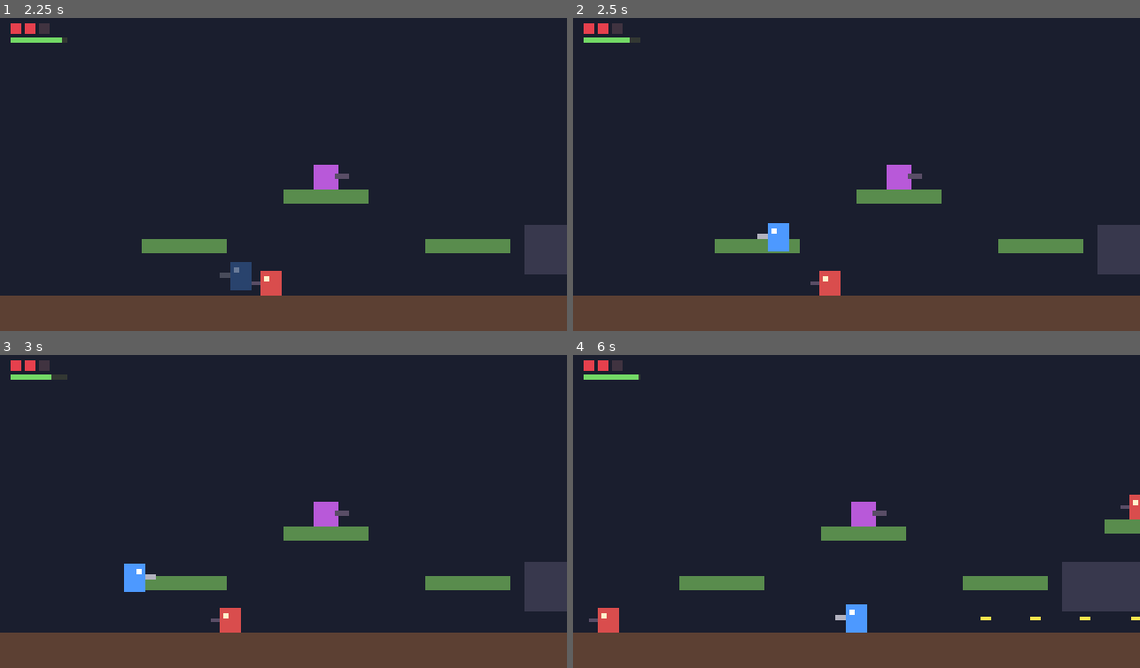
Above: before the commit, frames 1-4 (two rows, left to right).
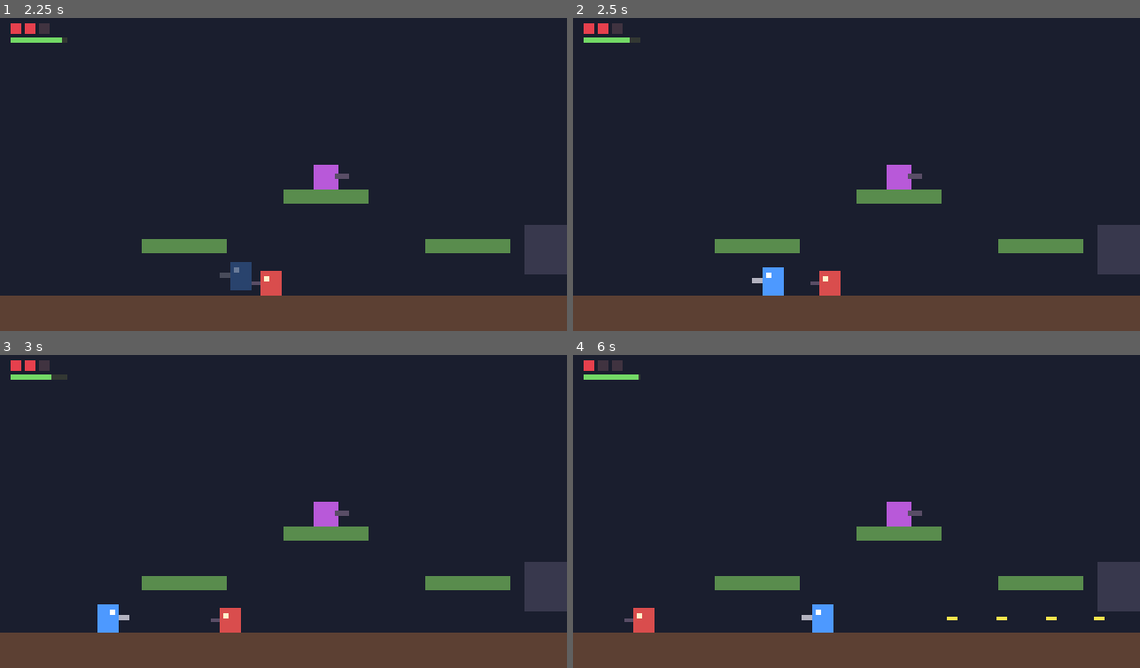
Above: after the commit, the same moments.

Repository: larrycxcx/zonebreaker-public
Game: Godot game, scene res://scenes/main.tscn
Two runs of this game, one before a commit and one after it. Both use one fixed random seed, a clock stepped at 60 frames per second and the inputs below.
Inputs:
- Up to frame 1 (2.25 s): hold S (crouch) 0.53-1.28 s; hold D (move_right) 0.53-2.03 s; tap Space (jump) at 0.77, 1.07, 1.52, 1.82 s; tap J (shoot) at 0.8, 1.35 s; tap Alt (sprint) at 1.55 s; hold A (move_left) from 2.03 s (still down); hold Alt (sprint) from 2.03 s (still down)
- Up to frame 2 (2.5 s): keep holding A (move_left); keep holding Alt (sprint); tap W (aim_up, bound only after the commit) at 2.3 s
- Up to frame 3 (3 s): release A (move_left) at 2.78 s; release Alt (sprint) at 2.78 s; hold D (move_right) from 2.78 s (still down); tap W (aim_up, bound only after the commit) at 2.85 s
- Up to frame 4 (6 s): tap Space (jump) at 3.02, 3.05, 3.32, 3.6, 3.77, 4.07, 4.52, 4.82 s; hold S (crouch) 3.53-4.28 s; release D (move_right) at 4.28 s; hold A (move_left) 4.28-5.03 s; tap S (crouch) at 4.35 s; tap J (shoot) at 4.55 s; hold D (move_right) 5.03-5.78 s; hold J (shoot) 5.03-5.78 s; tap Alt (sprint) at 5.3, 5.85 s; hold A (move_left) from 5.78 s (still down)

Frame 1 is identical in both runs. In frame 2, 0.7% of the frame differs, in the area x 31-39%, y 65-89%; in frame 3, 0.7%; in frame 4, 5.3%, in the area x 2-100%, y 1-89%.

Commit message:
Aim up with W, no shooting while prone, sprint at 150%
- W no longer jumps (Space and Up still do); holding W aims straight up
  so J fires vertically from a muzzle above the head, with the gun drawn
  upright while aiming. Moving while aiming is allowed
- Lying down disables both shooting and aiming; the player can only
  crawl, which closes the invulnerable prone-sniping loophole
- Bullets rotate to their flight direction and pass through one-way
  platforms, the same as the player does; solid blocks still stop them
- Sprint goes from 120% to 150% of normal speed
- Test base now releases every InputMap action between cases instead of
  a hand-kept list; a missing entry had leaked a held key into later
  cases and produced phantom bullets
- New tests for aiming, upward fire, platform pass-through and prone
  restrictions; each of the three gameplay changes was reverted in turn
  and caught

Co-Authored-By: Claude Opus 5 <noreply@anthropic.com>

Diff:
--- a/project.godot
+++ b/project.godot
@@ -41,7 +41,6 @@
 jump={
 "deadzone": 0.2,
 "events": [Object(InputEventKey,"resource_local_to_scene":false,"resource_name":"","device":-1,"window_id":0,"alt_press …(191 unchanged characters)…
-, Object(InputEventKey,"resource_local_to_scene":false,"resource_name":"","device":-1,"window_id":0,"alt_pressed":false,"shift_pressed":false,"ctrl_pressed":false,"meta_pressed":false,"pressed":false,"keycode":0,"physical_keycode":87,"key_label":0,"unicode":119,"location":0,"echo":false,"script":null)
 , Object(InputEventKey,"resource_local_to_scene":false,"resource_name":"","device":-1,"window_id":0,"alt_pressed":false …(186 unchanged characters)…
 ]
 }
@@ -59,6 +58,11 @@
 shoot={
 "deadzone": 0.2,
 "events": [Object(InputEventKey,"resource_local_to_scene":false,"resource_name":"","device":-1,"window_id":0,"alt_press …(192 unchanged characters)…
+]
+}
+aim_up={
+"deadzone": 0.2,
+"events": [Object(InputEventKey,"resource_local_to_scene":false,"resource_name":"","device":-1,"window_id":0,"alt_pressed":false,"shift_pressed":false,"ctrl_pressed":false,"meta_pressed":false,"pressed":false,"keycode":0,"physical_keycode":87,"key_label":0,"unicode":119,"location":0,"echo":false,"script":null)
 ]
 }
 
--- a/scenes/player.tscn
+++ b/scenes/player.tscn
@@ -66,3 +66,15 @@
 
 [node name="Muzzle" type="Marker2D" parent="Visual"]
 position = Vector2(12, 0)
+
+[node name="GunUp" type="ColorRect" parent="Visual"]
+visible = false
+offset_left = 2.0
+offset_top = -14.0
+offset_right = 4.0
+offset_bottom = -8.0
+mouse_filter = 2
+color = Color(0.7, 0.7, 0.75, 1)
+
+[node name="MuzzleUp" type="Marker2D" parent="Visual"]
+position = Vector2(3, -14)
--- a/scripts/bullet.gd
+++ b/scripts/bullet.gd
@@ -2,6 +2,7 @@
 extends Area2D
 ## 直线飞行的子弹。撞到任何碰撞体就消失，命中目标时造成伤害。
 ## 打谁由场景里的 collision_mask 决定（玩家子弹打 world+enemy，敌人子弹打 world+player）。
+## 单向平台不挡子弹：玩家能从下面穿过去，子弹也一样，否则站在平台上的敌人从下面永远打不到。
 
 @export var speed := 260.0
 @export var lifetime := 1.2
@@ -13,6 +14,9 @@
 
 
 func _ready() -> void:
+	# 外形是横着的细条，按飞行方向转过去（向上打时变成竖条）。
+	# direction 在 add_child 之前就设好了，所以这里读到的是最终值。
+	rotation = direction.angle()
 	body_entered.connect(_on_body_entered)
 
 
@@ -24,6 +28,8 @@
 
 
 func _on_body_entered(body: Node2D) -> void:
+	if body is Platform and (body as Platform).one_way:
+		return
 	if body.has_method("take_damage"):
 		body.take_damage(damage, global_position)
 	queue_free()
--- a/scripts/player.gd
+++ b/scripts/player.gd
@@ -38,7 +38,7 @@
 
 @export_group("Sprint")
 ## 奔跑时的移动速度倍率。
-@export var sprint_speed_scale := 1.2
+@export var sprint_speed_scale := 1.5
 @export var max_stamina := 100.0
 ## 奔跑时每秒消耗的体力。满体力大约能连续跑 max_stamina / stamina_drain 秒。
 @export var stamina_drain := 35.0
@@ -75,6 +75,9 @@
 
 @onready var _visual: Node2D = $Visual
 @onready var _muzzle: Marker2D = $Visual/Muzzle
+@onready var _muzzle_up: Marker2D = $Visual/MuzzleUp
+@onready var _gun: ColorRect = $Visual/Gun
+@onready var _gun_up: ColorRect = $Visual/GunUp
 @onready var _hurtbox: Area2D = $Hurtbox
 @onready var _shape: CollisionShape2D = $CollisionShape2D
 @onready var _hurtbox_shape: CollisionShape2D = $Hurtbox/CollisionShape2D
@@ -236,18 +239,25 @@
 	return false
 
 
+## 按住 W 向上瞄准，J 开火：瞄准时朝正上方打，否则朝面向打。瞄准时照样可以移动。
+## 趴下时不能开枪也不能瞄准，只能移动。
 func _handle_shoot(delta: float) -> void:
 	_fire_timer -= delta
-	if Input.is_action_pressed("shoot") and _fire_timer <= 0.0:
-		_fire_timer = fire_cooldown
-		_shoot()
-
-
-func _shoot() -> void:
+	var aim_up := Input.is_action_pressed("aim_up") and not is_crouching
+	# 占位美术：向上瞄准时把枪竖起来。
+	_gun.visible = not aim_up
+	_gun_up.visible = aim_up
+	if is_crouching or _fire_timer > 0.0 or not Input.is_action_pressed("shoot"):
+		return
+	_fire_timer = fire_cooldown
+	_shoot(Vector2.UP if aim_up else Vector2(facing, 0))
+
+
+func _shoot(direction: Vector2) -> void:
 	var bullet := bullet_scene.instantiate() as Bullet
-	bullet.direction = Vector2(facing, 0)
+	bullet.direction = direction
 	get_parent().add_child(bullet)
-	bullet.global_position = _muzzle.global_position
+	bullet.global_position = (_muzzle_up if direction == Vector2.UP else _muzzle).global_position
 
 
 func _update_invincibility(delta: float) -> void:
--- a/tests/game_test.gd
+++ b/tests/game_test.gd
@@ -7,7 +7,8 @@
 ## 为此会直接读写被测对象的私有成员（`_fire_timer` 之类），这是有意为之，
 ## 比为测试在游戏代码里开一堆公开接口更划算。
 
-const ACTIONS := ["move_left", "move_right", "jump", "crouch", "sprint", "shoot"]
+## 项目里应该定义的全部输入动作，test_input_actions_exist 逐个检查。
+const ACTIONS := ["move_left", "move_right", "jump", "crouch", "sprint", "aim_up", "shoot"]
 
 ## 由 runner 注入。SceneTree 脚本里 `await tree.physics_frame` 才能推进物理。
 var tree: SceneTree
@@ -25,9 +26,13 @@
 		await tree.physics_frame
 
 
+## 松开所有游戏动作（跳过引擎自带的 ui_*）。
+## 直接遍历 InputMap 而不是用 ACTIONS 列表：新加了动作却忘了登记的话，
+## 某条用例按下的键就会一直按着带进后面的用例（向上瞄准刚踩过这个坑）。
 func release_all_input() -> void:
-	for action in ACTIONS:
-		Input.action_release(action)
+	for action in InputMap.get_actions():
+		if not String(action).begins_with("ui_"):
+			Input.action_release(action)
 
 
 ## 重新加载一份主场景。
--- a/tests/test_crouch.gd
+++ b/tests/test_crouch.gd
@@ -140,25 +140,41 @@
 	check("jumping from a crouch stands up and jumps", not player.is_crouching and player.velocity.y < 0.0, str(player.velocity))
 
 
-func test_shooting_while_crouched() -> void:
-	await reset_scene()
-	player.global_position = Vector2(OPEN_X, 152)
-	player.velocity = Vector2.ZERO
-	await frames(10)
-	var muzzle_standing := player._muzzle.global_position.y
-
-	Input.action_press("crouch")
-	await frames(5)
-	var muzzle_crouching := player._muzzle.global_position.y
-	check("muzzle drops when crouched", muzzle_crouching > muzzle_standing + 2.0, "%.1f -> %.1f" % [muzzle_standing, muzzle_crouching])
+func test_cannot_shoot_while_lying_down() -> void:
+	await reset_scene()
+	player.global_position = Vector2(OPEN_X, 152)
+	player.velocity = Vector2.ZERO
+	await frames(10)
+	Input.action_press("crouch")
+	await frames(5)
 
 	player._fire_timer = 0.0
-	player._shoot()
+	Input.action_press("shoot")
+	await frames(30)
+	Input.action_release("shoot")
+	check("J does nothing while lying down", bullets(4).size() == 0, str(bullets(4).size()))
+
+	Input.action_press("aim_up")
+	Input.action_press("shoot")
+	await frames(30)
+	check("W + J does nothing while lying down", bullets(4).size() == 0, str(bullets(4).size()))
+	check("the gun is not raised while lying down", player._gun.visible and not player._gun_up.visible)
+	Input.action_release("aim_up")
+	Input.action_release("shoot")
+
+	# 趴着仍然可以移动。
+	var x_before := player.global_position.x
+	Input.action_press("move_right")
+	await frames(30)
+	check("can still crawl while lying down", player.is_crouching and player.global_position.x > x_before + 15.0, "%.1f -> %.1f" % [x_before, player.global_position.x])
+	Input.action_release("move_right")
+
+	# 站起来立刻就能开火（证明上面没开火是因为趴着，而不是别的原因）。
+	Input.action_release("crouch")
+	await frames(3)
+	Input.action_press("shoot")
 	await frames(2)
-	var shots := bullets(4)
-	check("can still shoot while crouched", shots.size() == 1, str(shots.size()))
-	if shots.size() == 1:
-		check("the shot comes out of the lowered muzzle", absf(shots[0].global_position.y - muzzle_crouching) < 6.0, str(shots[0].global_position))
+	check("shooting works again after standing up", bullets(4).size() == 1, str(bullets(4).size()))
 
 
 ## 敌人子弹离地面只有 6~8px，趴下的玩家必须矮到让它们从头顶飞过去。
--- a/tests/test_enemies.gd
+++ b/tests/test_enemies.gd
@@ -81,7 +81,7 @@
 	player._visual.scale.x = 1
 	await frames(2)
 	player._fire_timer = 0.0
-	player._shoot()
+	player._shoot(Vector2(player.facing, 0))
 	for i in 30:
 		await tree.physics_frame
 		if not is_instance_valid(walker):
--- a/tests/test_player.gd
+++ b/tests/test_player.gd
@@ -1,5 +1,8 @@
 extends GameTest
-## 玩家基础操作：移动、跳跃、射击、单向平台。
+## 玩家基础操作：移动、跳跃、射击（水平和向上）、单向平台。
+
+## 出生点附近头顶完全空旷的一段地面（第一个平台从 x=80 开始），用来测向上开枪。
+const OPEN_SKY_X := 50.0
 
 
 func test_input_actions_exist() -> void:
@@ -132,7 +135,7 @@
 	player.velocity = Vector2.ZERO
 	await frames(20)
 	player._fire_timer = 0.0
-	player._shoot()
+	player._shoot(Vector2(player.facing, 0))
 	await frames(90) # 存活时间 1.2 秒 = 72 帧
 	check("bullet disappears after its lifetime", bullets(4).size() == 0, str(bullets(4).size()))
 
@@ -143,6 +146,116 @@
 	player._visual.scale.x = -1
 	await frames(5)
 	player._fire_timer = 0.0
-	player._shoot()
+	player._shoot(Vector2(player.facing, 0))
 	await frames(20) # 0.33 秒，按速度本该飞 86px，但墙只有 20px 远
 	check("bullet is destroyed by a wall well before its lifetime", bullets(4).size() == 0, str(bullets(4).size()))
+
+
+func test_w_aims_instead_of_jumping() -> void:
+	await reset_scene()
+	player.global_position = Vector2(OPEN_SKY_X, 152)
+	await frames(20)
+	var y_before := player.global_position.y
+	Input.action_press("aim_up")
+	await frames(20)
+	check("W does not make the player jump", player.is_on_floor() and absf(player.global_position.y - y_before) < 0.5, "%.2f" % (player.global_position.y - y_before))
+	check("W alone does not fire", bullets(4).size() == 0, str(bullets(4).size()))
+	check("gun is raised while holding W", player._gun_up.visible and not player._gun.visible)
+	Input.action_release("aim_up")
+	await frames(2)
+	check("gun goes back down after releasing W", player._gun.visible and not player._gun_up.visible)
+
+	var jump_keys := InputMap.action_get_events("jump").map(func(e): return (e as InputEventKey).physical_keycode)
+	check("jump is bound to Space and Up only", jump_keys.size() == 2 and jump_keys.has(KEY_SPACE) and jump_keys.has(KEY_UP), str(jump_keys))
+	var aim_keys := InputMap.action_get_events("aim_up").map(func(e): return (e as InputEventKey).physical_keycode)
+	check("aim_up is bound to W", aim_keys == [KEY_W], str(aim_keys))
+
+
+func test_shooting_straight_up() -> void:
+	await reset_scene()
+	player.global_position = Vector2(OPEN_SKY_X, 152)
+	player.velocity = Vector2.ZERO
+	await frames(20)
+
+	player._fire_timer = 0.0
+	Input.action_press("aim_up")
+	Input.action_press("shoot")
+	await frames(1)
+	Input.action_release("shoot")
+	var shots := bullets(4)
+	check("W + J fires one bullet", shots.size() == 1, str(shots.size()))
+	if shots.size() == 1:
+		var bullet: Bullet = shots[0]
+		var x0: float = bullet.global_position.x
+		var y0: float = bullet.global_position.y
+		check("bullet flies straight up", bullet.direction == Vector2.UP)
+		check("bullet is turned upright", is_equal_approx(bullet.rotation, -PI / 2.0), "%.3f" % bullet.rotation)
+		check("bullet starts above the head", y0 < player.global_position.y - 8.0 and absf(x0 - player.global_position.x) < 4.0, str(bullet.global_position))
+		await frames(10)
+		check("bullet keeps rising without drifting sideways", is_instance_valid(bullet) and bullet.global_position.y < y0 - 30.0 and is_equal_approx(bullet.global_position.x, x0))
+
+
+func test_holding_aim_and_fire_auto_fires_upward() -> void:
+	await reset_scene()
+	player.global_position = Vector2(OPEN_SKY_X, 152)
+	player.velocity = Vector2.ZERO
+	await frames(20)
+
+	player._fire_timer = 0.0
+	var directions := {}
+	var spawned := {}
+	Input.action_press("aim_up")
+	Input.action_press("shoot")
+	for i in 30:
+		await tree.physics_frame
+		for bullet in bullets(4):
+			spawned[bullet.get_instance_id()] = true
+			directions[bullet.direction] = true
+	check("every shot goes up while aiming", directions.keys() == [Vector2.UP], str(directions.keys()))
+	check("aiming up keeps the normal fire rate", spawned.size() >= 3 and spawned.size() <= 5, str(spawned.size()))
+
+
+func test_can_move_while_aiming_up() -> void:
+	await reset_scene()
+	player.global_position = Vector2(OPEN_SKY_X, 152)
+	await frames(10)
+	var x_before := player.global_position.x
+	Input.action_press("aim_up")
+	Input.action_press("move_right")
+	await frames(20)
+	check("moving while aiming up works", player.global_position.x > x_before + 15.0 and player._gun_up.visible, "%.1f -> %.1f" % [x_before, player.global_position.x])
+
+
+func test_shooting_up_passes_one_way_platforms() -> void:
+	# Turret2 站在 Platform2（x 160..208，y 100..108）上。从正下方往上打，
+	# 子弹要穿过单向平台打中它；高度差太大，炮台不会还击。
+	await reset_scene(true)
+	keep_only_enemies(["Turret2"])
+	var turret: EnemyTurret = main.get_node("Enemies/Turret2")
+	await frames(20)
+	player.global_position = Vector2(turret.global_position.x, 152)
+	player.velocity = Vector2.ZERO
+	await frames(5)
+	var deaths := []
+	turret.died.connect(func(): deaths.append(true))
+	player._fire_timer = 0.0
+	Input.action_press("aim_up")
+	Input.action_press("shoot")
+	for i in 60:
+		await tree.physics_frame
+		if not deaths.is_empty():
+			break
+	check("bullets pass through the platform and kill the turret on it", deaths.size() == 1, "turret health %s" % (str(turret.health) if is_instance_valid(turret) else "dead"))
+	check("the player was never shot back", player.health == 3, str(player.health))
+
+
+func test_solid_ceiling_still_stops_upward_shots() -> void:
+	await reset_scene()
+	# 单向平台放行，实心方块照样要挡住。CrawlBlock（x 296..352，y 120..148）是实心的，
+	# 直接在它正下方的缝里生成一颗向上的子弹。
+	var bullet: Bullet = player.bullet_scene.instantiate()
+	bullet.direction = Vector2.UP
+	main.add_child(bullet)
+	bullet.global_position = Vector2(324, 156)
+	await frames(10)
+	check("a solid block stops an upward bullet", not is_instance_valid(bullet), "still flying" if is_instance_valid(bullet) else "")
--- a/tests/test_sprint.gd
+++ b/tests/test_sprint.gd
@@ -36,7 +36,7 @@
 	await frames(20)
 	var sprinting := absf(player.velocity.x)
 	check("walk speed is the normal speed", is_equal_approx(walking, player.move_speed), "%.1f" % walking)
-	check("sprint is 120% of normal speed", is_equal_approx(sprinting, player.move_speed * 1.2), "%.1f" % sprinting)
+	check("sprint is 150% of normal speed", is_equal_approx(sprinting, player.move_speed * 1.5), "%.1f" % sprinting)
 	check("is_sprinting is set", player.is_sprinting)
 
 	Input.action_release("sprint")
